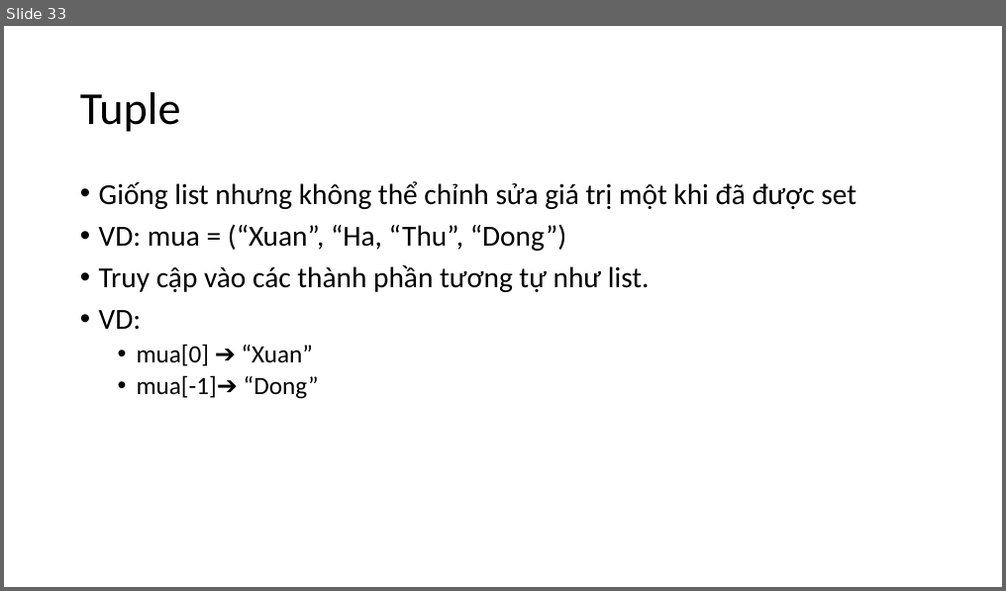
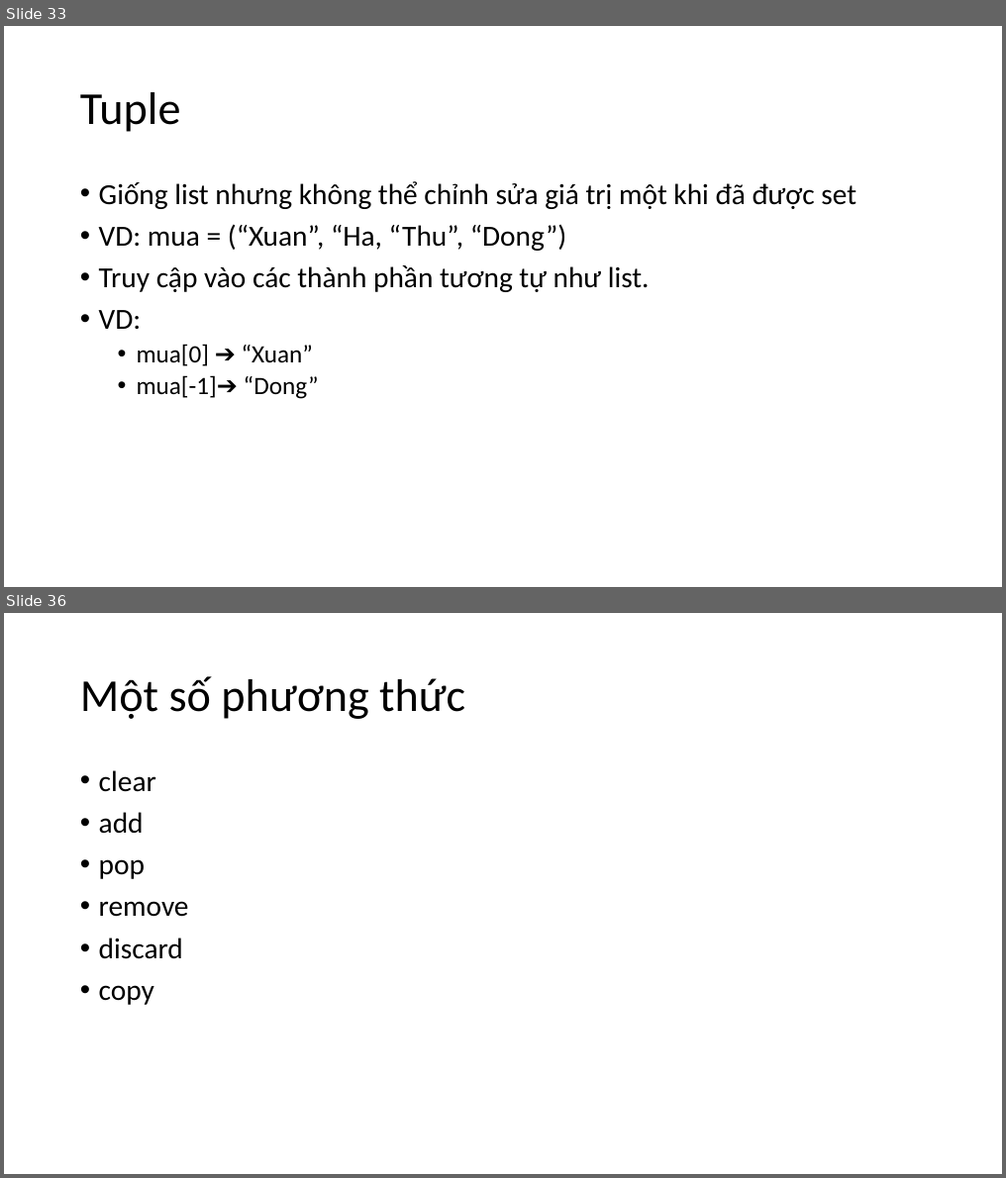
Before and after one commit to levinhhoang16/PyOpenCVCourse, a slide deck: Lecture/PythonCoban.pptx. Shown one above the other, each under a label of ours: slide 33 before the commit, slides 33 and 36 after it; the slides between them are not shown. The pictures are 1006x591 and 1006x1178 pixels, drawn with LibreOffice and Linux fonts; fonts in the diff are those of the drawing. Boxes give left, top, right and bottom in pixels: in the first picture for what was removed or moved away, otherwise in the second. Text is boxed around its words. In the diff, an @@ line names an element or a change of style, - is before the commit and + after.

```diff
--- a/Lecture/PythonCoban.pptx
+++ b/Lecture/PythonCoban.pptx
@@ slide 36 added at [4, 613, 1002, 1174], background #FFFFFF @@
@@ title added at [80, 676, 465, 719], 44 pt, text #000000 @@
+Một số phương thức
@@ text added at [99, 770, 189, 1005], 28 pt, text #000000 @@
+• clear
+• add
+• pop
+• remove
+• discard
+• copy
```
Also in this commit, not shown: 15 other slides added.
